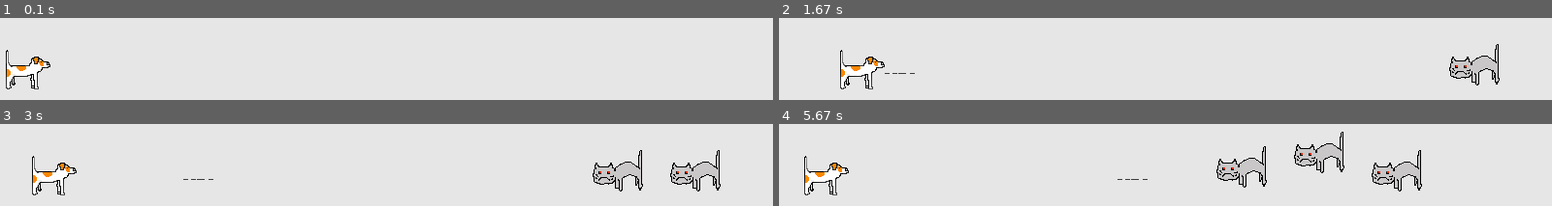
Above: before the commit, frames 1-4 (two rows, left to right).
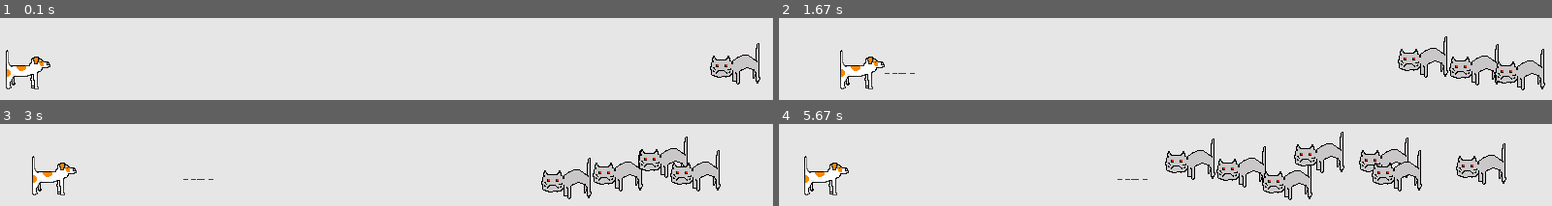
Above: after the commit, the same moments.

Repository: spurioushound/Teddy-Origins
Game: pygame game, started from alien_invasion.py
The game is run twice, just before and just after one commit, with the same random seed, the same clock (stepped at 60 frames per second) and the same inputs.
Inputs:
- Up to frame 1 (0.1 s): no input
- Up to frame 2 (1.67 s): tap F at 0.33, 0.73, 1.03, 1.23, 1.57 s; hold Right 0.67-1.13 s; tap B at 0.82 s; hold Up 1.17-1.47 s; hold Right from 1.5 s (still down)
- Up to frame 3 (3 s): tap F at 1.87, 2.07, 2.37, 2.63, 2.97 s; release Right at 1.97 s; hold Left 2-2.53 s; tap B at 2.15 s; hold Down 2.57-2.87 s; hold Left from 2.9 s (still down)
- Up to frame 4 (5.67 s): tap F at 3.27, 3.4, 3.8, 4.1, 5.2, 5.5 s; release Left at 3.3 s; hold Up 3.33-3.7 s; tap B at 3.48 s; hold Right 3.73-4.37 s; tap Space at 4.8 s; hold Left 5.13-5.6 s; hold Right from 5.63 s (still down)

The runs differ from the first frame. In frame 1, 1.5% of the frame differs, in the area x 91-99%, y 30-82%; in frame 2, 3.0%; in frame 3, 2.9%; in frame 4, 5.7%, in the area x 49-95%, y 16-93%.

Commit message:
Cats come now every 100 loops through the system, I want to add it so squirrels will come in too. Add some randomness to the lot. Also, you should be able to jump on things, and some are wearing armor so you cant jump. Think through the designs

Diff:
--- a/alien_invasion.py
+++ b/alien_invasion.py
@@ -13,8 +13,10 @@
 from pygame.sprite import Group
 
 
-
-
+#
+#mainClock=pygame.time.Clock()
+#
+#mainClock.tick(fps)
 
 def run_game():
     pygame.init()
@@ -48,10 +50,13 @@
 
         gf.update_bullets(bullets,ai_settings,Cats)
 
+        gf.cat_check(ai_settings,screen,Cats)
+
         gf.update_cat(ship,Cats)
 
         gf.update_screen(ai_settings,screen,ship,bullets,Cats)
 
+        ai_settings.cat_gen+=1
 
 
 
--- a/game_functions.py
+++ b/game_functions.py
@@ -56,7 +56,9 @@
         sys.exit()
 
 
-
+def cat_check(ai_settings,screen,Cats):
+    if ai_settings.cat_gen %100 ==0:
+        create_cat(ai_settings,screen,Cats)
 
 
 
--- a/settings.py
+++ b/settings.py
@@ -25,3 +25,6 @@
         self.bullets_allowed=5
 
         self.cats_allowed=5
+
+        self.fps=40
+        self.cat_gen=0
